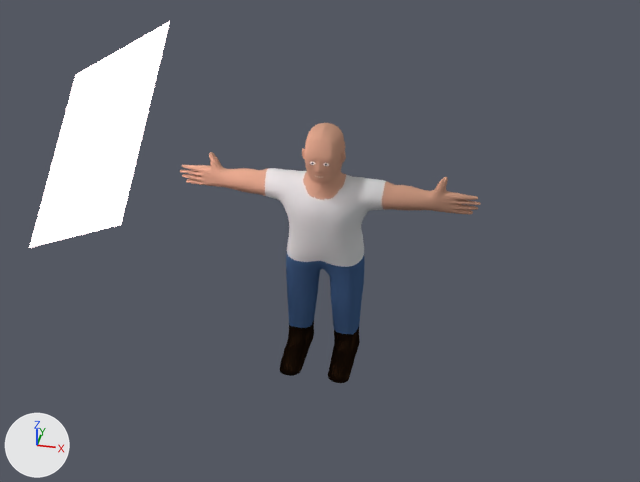
The Blender file modles/characterA-rigged.blend: old version first, new version second.
Camera for both pictures: a camera (50 mm lens) standing at (1.83, -8.5, 7.42) and looking at (0.02, -0.23, 1.77). The axes (+X, +Y, +Z) are drawn at lower left. The lights are the same throughout.

The scene before the commit, as lines of its bpy script (objects in view):
```python
ob_cube = bpy.data.objects.new('Cube', me_cube)
ob_cube.location = (0.01, 0.0, 1.86)
ob_cube.rotation_euler = (0.0, 0.0, -1.571)  # degrees (0, 0, -90)
ob_cube.scale = (0.5, 0.5, 0.5)
ob_plane_001 = bpy.data.objects.new('Plane.001', me_plane_001)
ob_plane_001.location = (-1.98, -1.36, 3.4)
ob_plane_001.rotation_euler = (0.72, 0.69, 4.712)  # degrees (41, 40, 270)
```
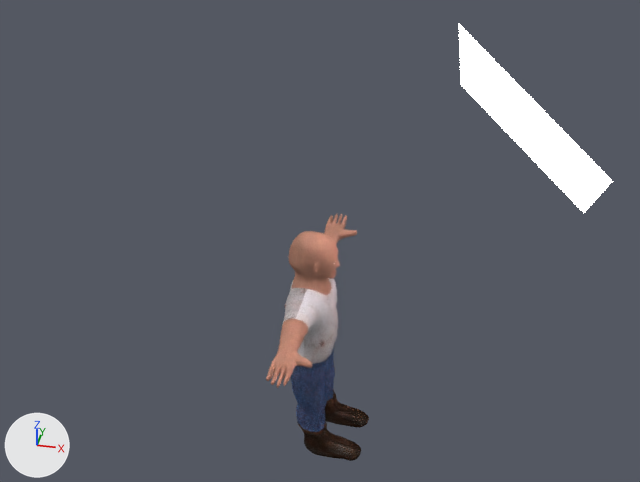
What changed in the scene script:
```text
Add img_white_fabric_jpg:
    img_white_fabric_jpg = load_image('white fabric.jpg', '../textures/bin/white fabric.jpg', 300, 207, 'sRGB')
Add img_rust1_jpg:
    img_rust1_jpg = load_image('rust1.jpg', '../textures/bin/rust1.jpg', 1200, 1200, 'sRGB')
Add img_rust_mask_jpg:
    img_rust_mask_jpg = load_image('rust mask.jpg', '../textures/bin/rust mask.jpg', 640, 427, 'sRGB')
Change mat_light:
    mat_light.strength: 5.0 -> 10.0
Change mat_white_cloth:
    remove # nodes: BsdfDiffuse, Displacement, Mix x2, OutputMaterial, TexImage x2
    remove # uses the picture img_gray_fabric_png
    remove # uses the picture img_white_fabric_png
    nodes: BsdfDiffuse, Displacement, Mix x2, OutputMaterial, TexImage x3, ValToRGB
    colours: black #000000, white #ffffff
    uses the picture img_rust1_jpg
    uses the picture img_rust_mask_jpg
    uses the picture img_white_fabric_jpg
Change me_cube:
    used by ob_cube; location = (0.01, 0.0, 1.86); rotation_euler = (0.0, 0.0, -1.571), in degrees (0, 0, -90); scale = (0.5, 0.5, 0.5)
    remove me_cube.from_pydata(...)  # 10309 vertices, 10162 faces; spans x -0.84..1.19, y -3.53..3.53, z -3.82..2.41
    add me_cube.from_pydata(...)  # 10353 vertices, 10124 faces; spans x -0.87..1.19, y -3.53..3.53, z -4.06..2.41
    me_cube part 1: 76 vertices moved within x -0.83..0.34, y -0.93..0.93, z -2.46..2.25; 7238 vertices removed from x -0.84..1.19, y -3.53..3.53, z -3.82..2.37; 7282 vertices added at x -0.87..1.19, y -3.53..3.53, z -4.06..2.37
    me_cube part 2: 1591 kept faces spanning x -0.83..0.43, y -2.07..2.07, z -2.41..2.41 get new texture (UV) coordinates
Change ob_plane_001:
    ob_plane_001.location: (-1.98, -1.36, 3.4) -> (2.14, -0.15, 3.4)
    ob_plane_001.rotation_euler: (0.72, 0.69, 4.712) -> (0.72, 0.69, 7.854)  # degrees (41, 40, 270) -> degrees (41, 40, 90)
Change ob_cube:
    ob_cube.rotation_euler: (0.0, 0.0, -1.571) -> (0.0, 0.0, 0.0)  # degrees (0, 0, -90) -> degrees (0, 0, 0)
    ob_cube.location: (0.01, 0.0, 1.86) -> (0.0, 0.0, 0.5)
```

What differs and where, as boxes [x1, y1, x2, y2] in the pictures (640 x 482 px; the box of a moved part takes in the faces that stretch with it):
'Cube', surface changed, reshaped, moved, turned: before [180, 123, 481, 383]; after [266, 214, 369, 461]
'Plane.001', surface changed, moved, turned: before [29, 21, 170, 248]; after [459, 24, 612, 213]
part 1 of me_cube, moved or reshaped: before [180, 123, 481, 383]; after [266, 214, 369, 461]
part 2 of me_cube, surface changed: before [236, 123, 413, 311]; after [280, 231, 339, 389]
